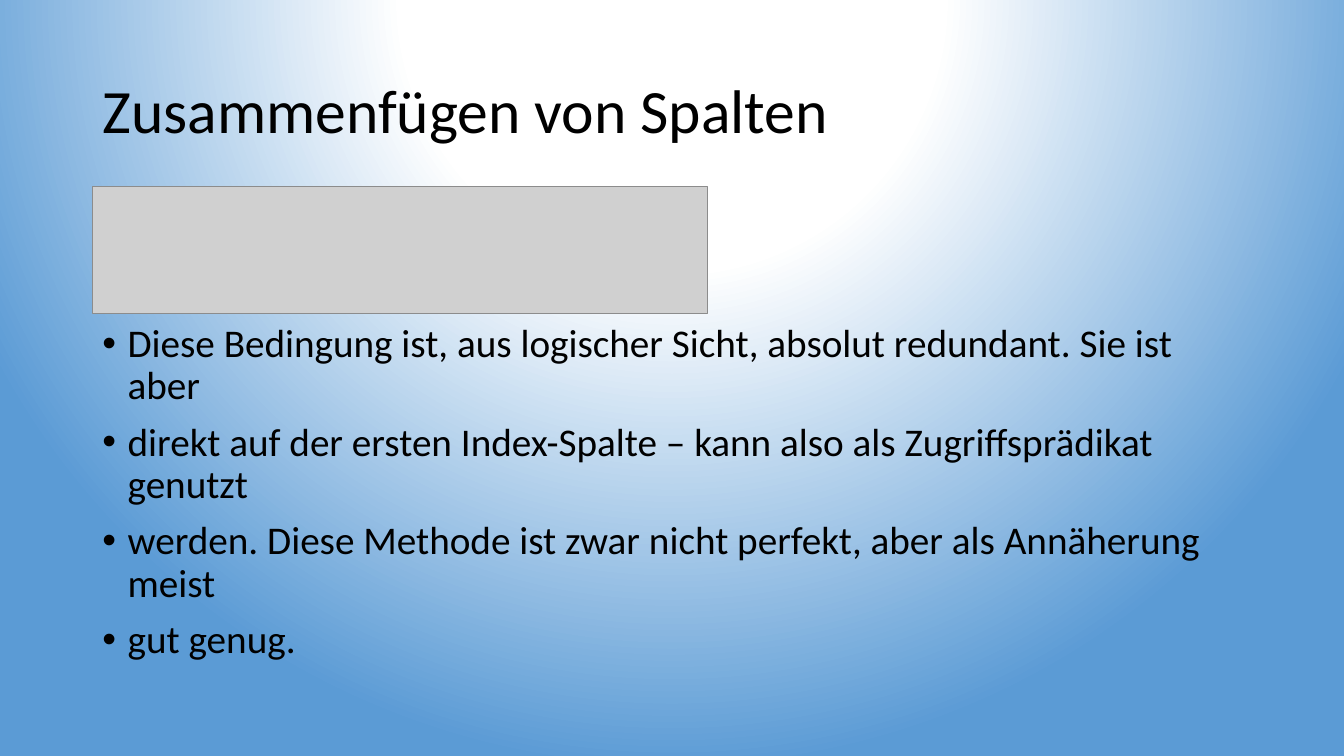
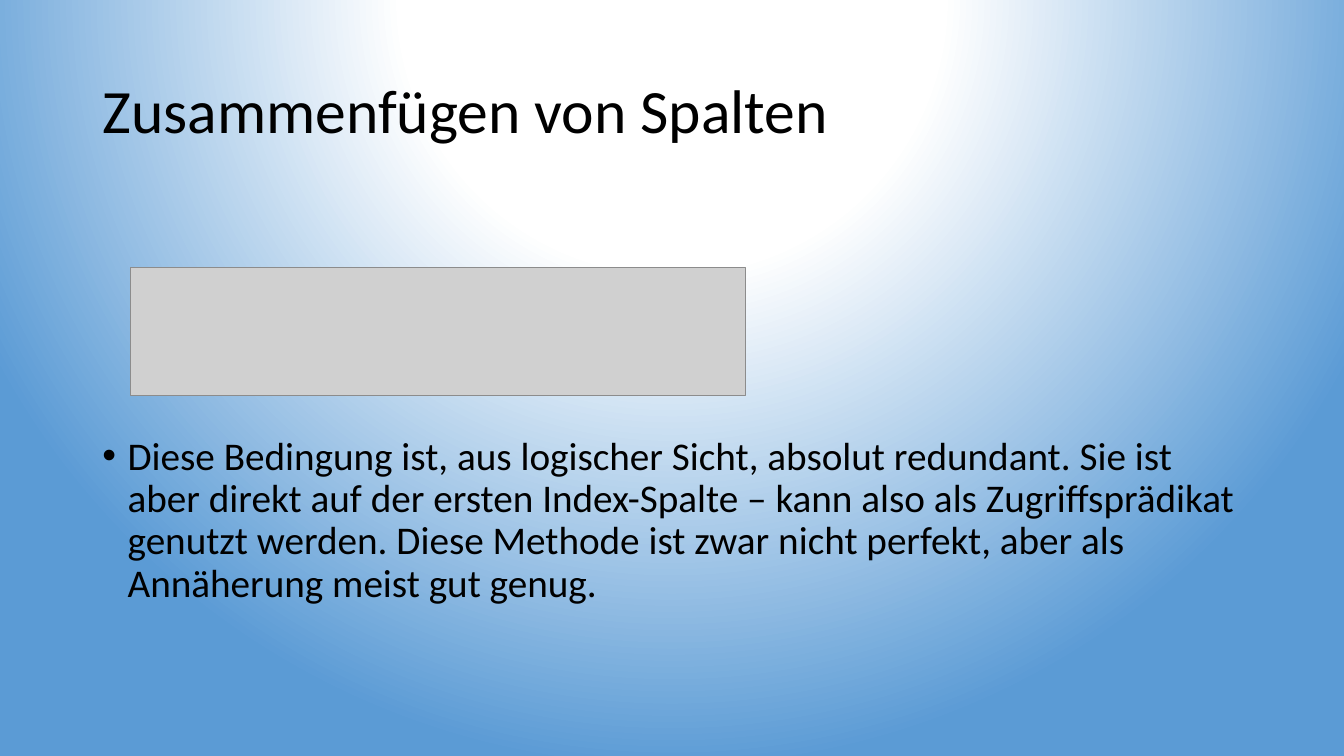
Before and after one commit to TobiaszMylak/DBI-Pr-sentation, a slide deck: slide 21 of DBI Präsentation Gruppe 2 - Ganzes Thema.pptx. Drawn at 1344x756 pixels with LibreOffice and Linux fonts; fonts in the diff are those of the drawing; grey boxes stand for pictures. Boxes give left, top, right and bottom in pixels: in the first picture for what was removed or moved away, otherwise in the second. Text is boxed around its words. In the diff, an @@ line names an element or a change of style, - is before the commit and + after.

```diff
--- a/DBI Präsentation Gruppe 2 - Ganzes Thema.pptx
+++ b/DBI Präsentation Gruppe 2 - Ganzes Thema.pptx
@@ picture: place and size @@
-picture at (93, 187, 708, 315)
+picture at (131, 268, 746, 396)
@@ text at (128, 442, 1234, 604): text changed @@
-• Diese Bedingung ist, aus logischer Sicht, absolut redundant. Sie ist aber
-• direkt auf der ersten Index-Spalte – kann also als Zugriffsprädikat genutzt
-• werden. Diese Methode ist zwar nicht perfekt, aber als Annäherung meist
-• gut genug.
+• Diese Bedingung ist, aus logischer Sicht, absolut redundant. Sie ist aber direkt auf der ersten Index-Spalte – kann also als Zugriffsprädikat genutzt werden. Diese Methode ist zwar nicht perfekt, aber als Annäherung meist gut genug.
```
Also in this commit, not shown: 1 slide removed.
